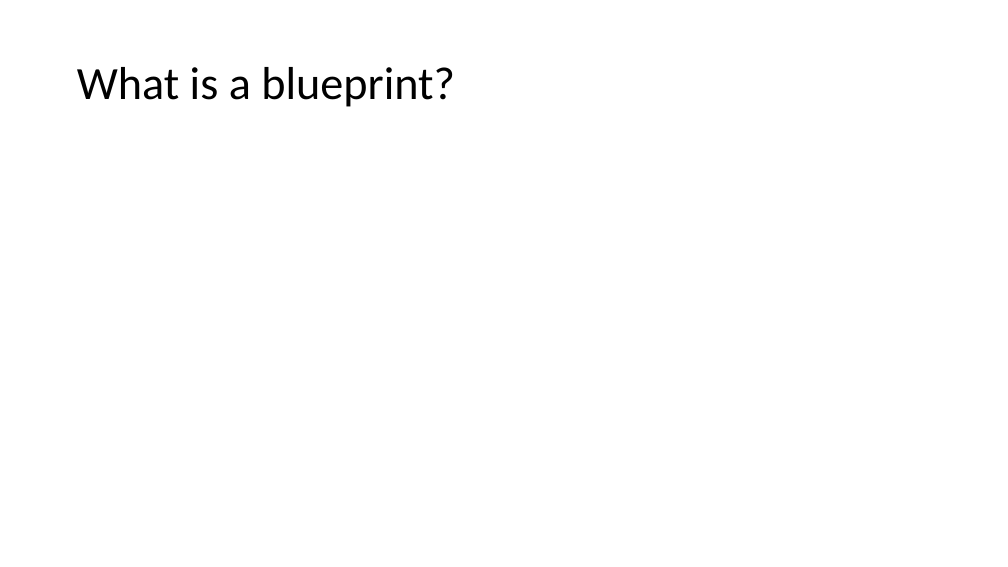
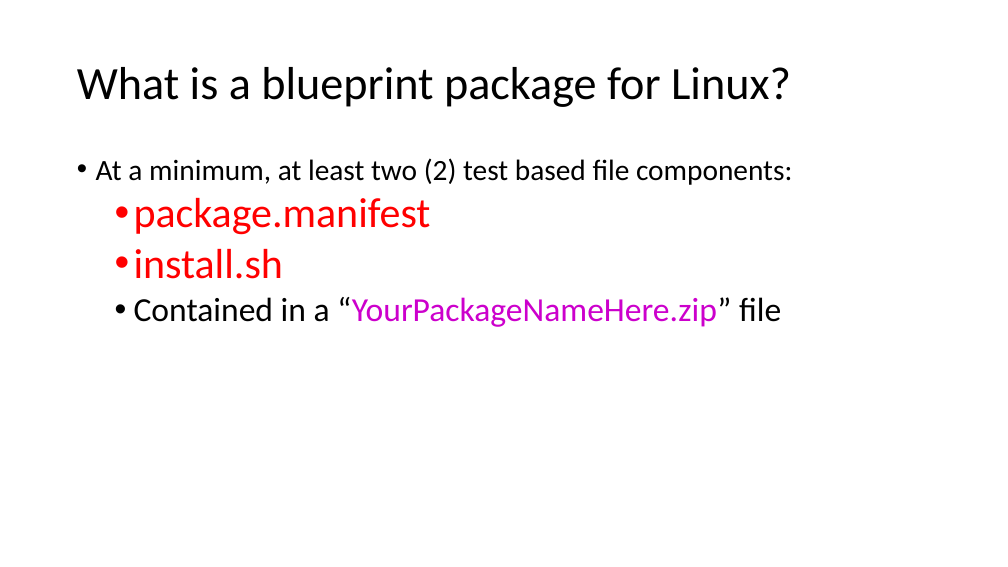
Before and after one commit to ernestgwilsonii/CLC_Blueprint_Linux_Training, a slide deck: slide 2 of Overview_of_Blueprint_Packages_on_Linux.pptx. Drawn at 1008x567 pixels with LibreOffice and Linux fonts; fonts in the diff are those of the drawing. Boxes give left, top, right and bottom in pixels: in the first picture for what was removed or moved away, otherwise in the second. Text is boxed around its words. In the diff, an @@ line names an element or a change of style, - is before the commit and + after.

```diff
--- a/Overview_of_Blueprint_Packages_on_Linux.pptx
+++ b/Overview_of_Blueprint_Packages_on_Linux.pptx
@@ title at [77, 67, 791, 107]: text changed @@
-What is a blueprint?
+What is a blueprint package for Linux?
@@ text added at [96, 158, 792, 327], 28 pt, text #000000 @@
+• At a minimum, at least two (2) test based file components:
+  • package.manifest
+  • install.sh
+  • Contained in a “YourPackageNameHere.zip” file
```
Also in this commit, not shown: 2 other slides changed, 4 slides added, 2 slides removed.
